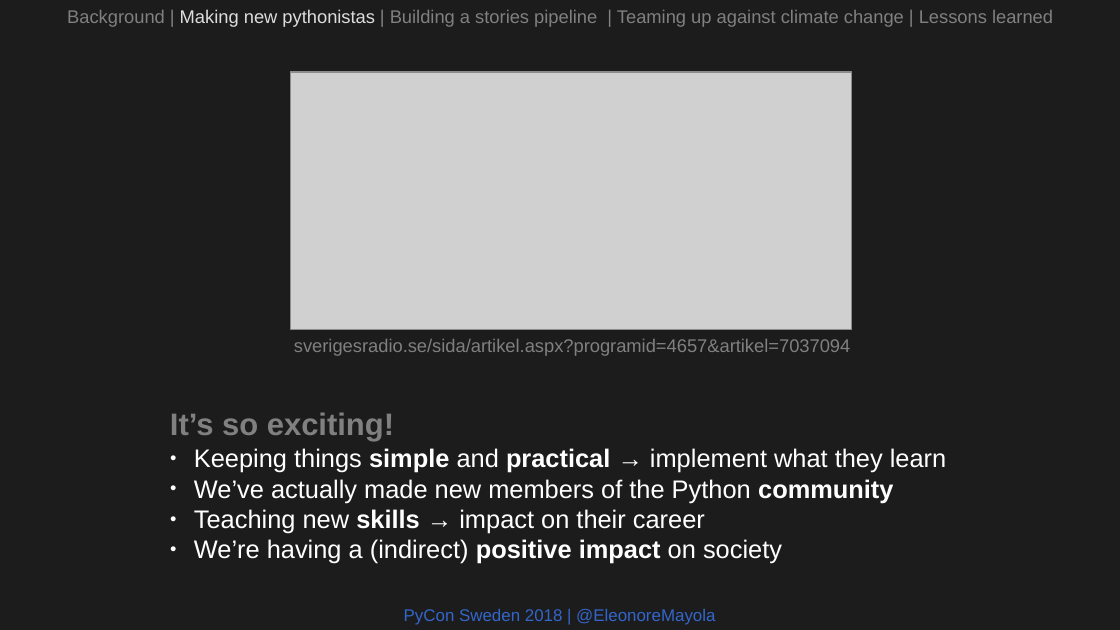
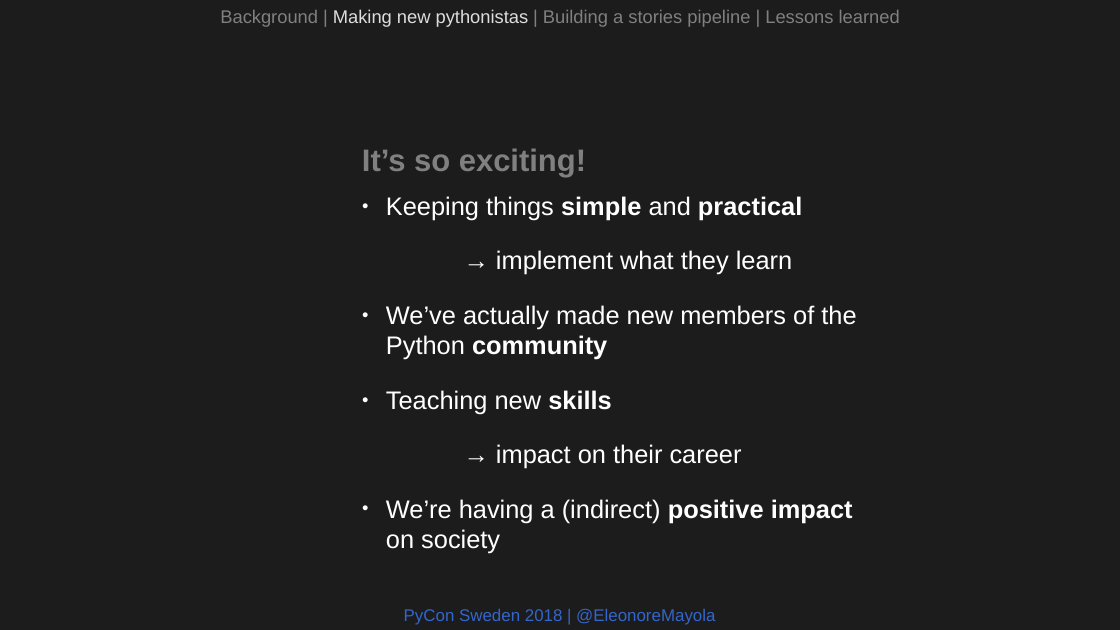
Before and after one commit to Eleonore9/-pyconse18, a slide deck: slide 16 of pyconse2018.odp (slide 12 before the commit). Drawn at 1120x630 pixels with LibreOffice and Linux fonts; fonts in the diff are those of the drawing; grey boxes stand for pictures. Boxes give left, top, right and bottom in pixels: in the first picture for what was removed or moved away, otherwise in the second. Text is boxed around its words. In the diff, an @@ line names an element or a change of style, - is before the commit and + after.

```diff
--- a/pyconse2018.odp
+++ b/pyconse2018.odp
@@ text at (220, 9, 900, 27): text changed @@
-Background | Making new pythonistas | Building a stories pipeline | Teaming up against climate change | Lessons learned
+Background | Making new pythonistas | Building a stories pipeline | Lessons learned
@@ picture removed at (291, 72, 853, 329) @@
@@ text "It’s so exciting!": place and size @@
-text "It’s so exciting!" at (170, 412, 946, 564)
+text "It’s so exciting!" at (362, 148, 856, 554)
@@ text at (386, 196, 802, 275): text changed @@
-● Keeping things simple and practical → implement what they learn
+● Keeping things simple and practical
+→ implement what they learn
@@ text at (386, 305, 856, 554): more space between paragraphs @@
@@ text removed at (294, 339, 850, 356) @@
-sverigesradio.se/sida/artikel.aspx?programid=4657&artikel=7037094
@@ text at (386, 390, 742, 469): text changed @@
-● Teaching new skills → impact on their career
+● Teaching new skills
+→ impact on their career
```
Also in this commit, not shown: 20 other slides changed, 5 slides added, 6 slides removed, 4 other files.
